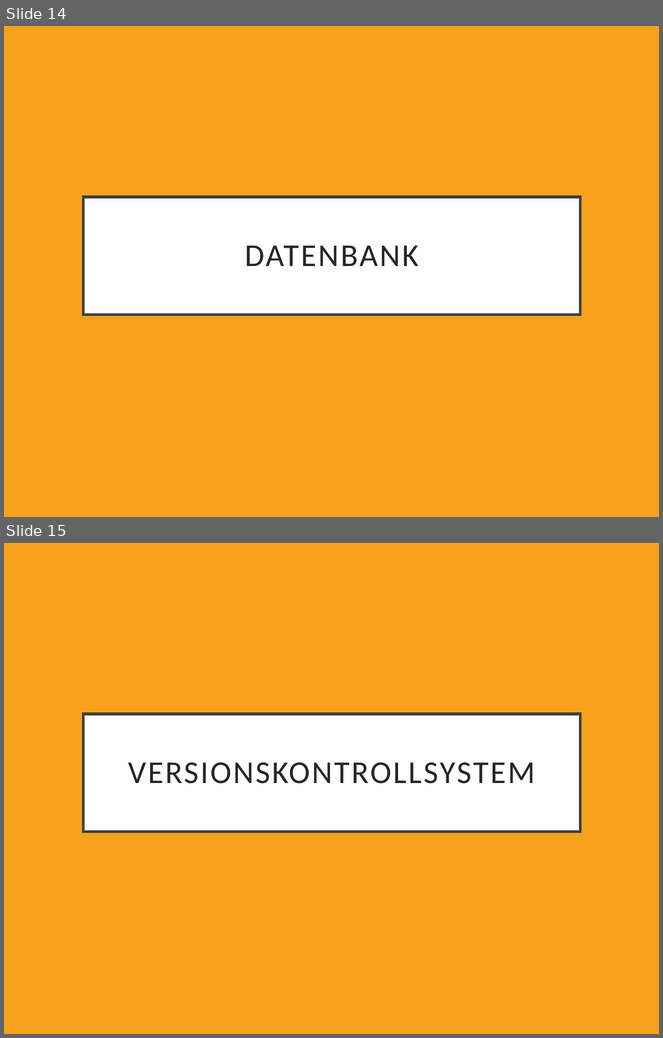
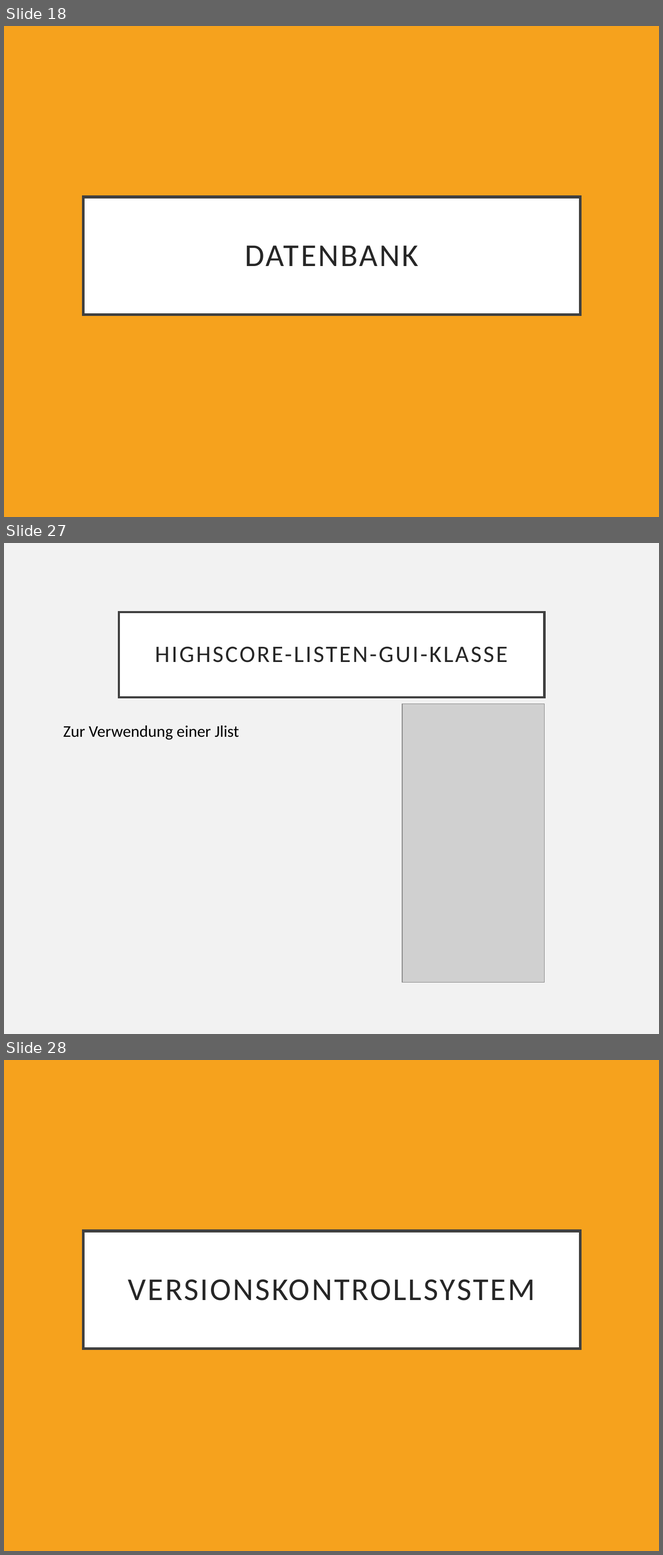
Before and after one commit to HeikoDudzus/VierGewinnt, a slide deck: Dokumente/Programmierprojekt.pptx. Shown one above the other, each under a label of ours: slides 14 and 15 before the commit, slides 18, 27 and 28 after it; the slides between them are not shown. The pictures are 663x1038 and 663x1555 pixels, drawn with LibreOffice and Linux fonts; fonts in the diff are those of the drawing; grey boxes stand for pictures. Boxes give left, top, right and bottom in pixels: in the first picture for what was removed or moved away, otherwise in the second. Text is boxed around its words. In the diff, an @@ line names an element or a change of style, - is before the commit and + after.

```diff
--- a/Dokumente/Programmierprojekt.pptx
+++ b/Dokumente/Programmierprojekt.pptx
@@ slide 27 added at [4, 543, 659, 1034], background #F2F2F2 @@
@@ title added at [119, 612, 545, 697], fill #FFFFFF, outline #404040 2.5 pt, 26 pt, text #262626 @@
+HIGHSCORE-LISTEN-GUI-KLASSE
@@ picture added at [402, 704, 545, 982] @@
@@ text added at [63, 726, 239, 740], 18 pt, text #000000 @@
+Zur Verwendung einer Jlist
@@ what was slide 14 is now slide 18 @@
@@ what was slide 15 is now slide 28 @@
```
Also in this commit, not shown: 1 slide changed, 12 other slides added.
